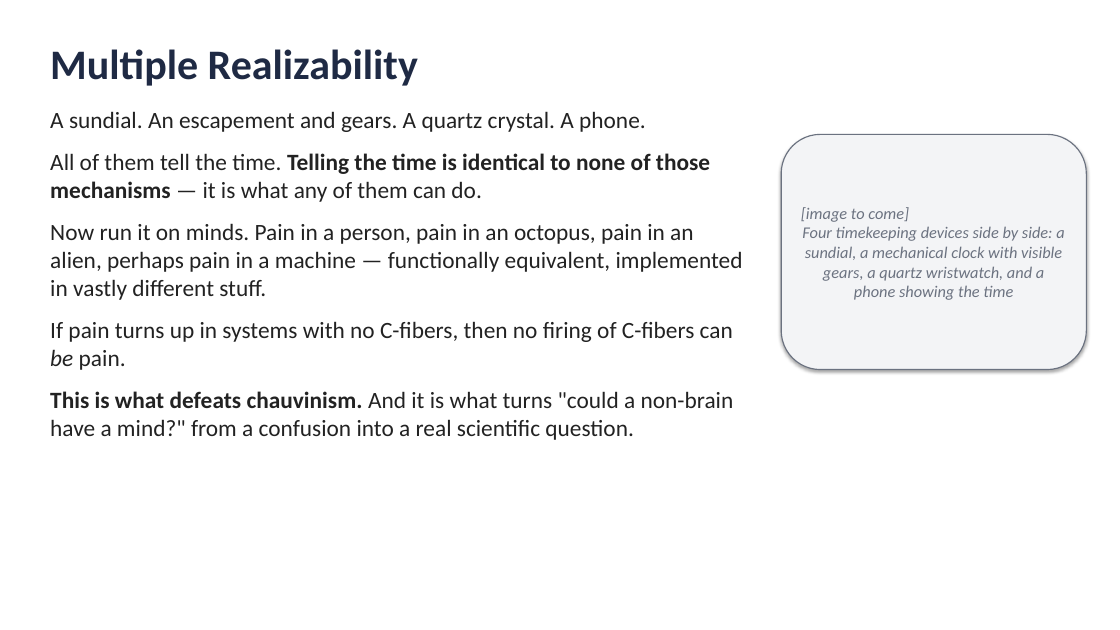
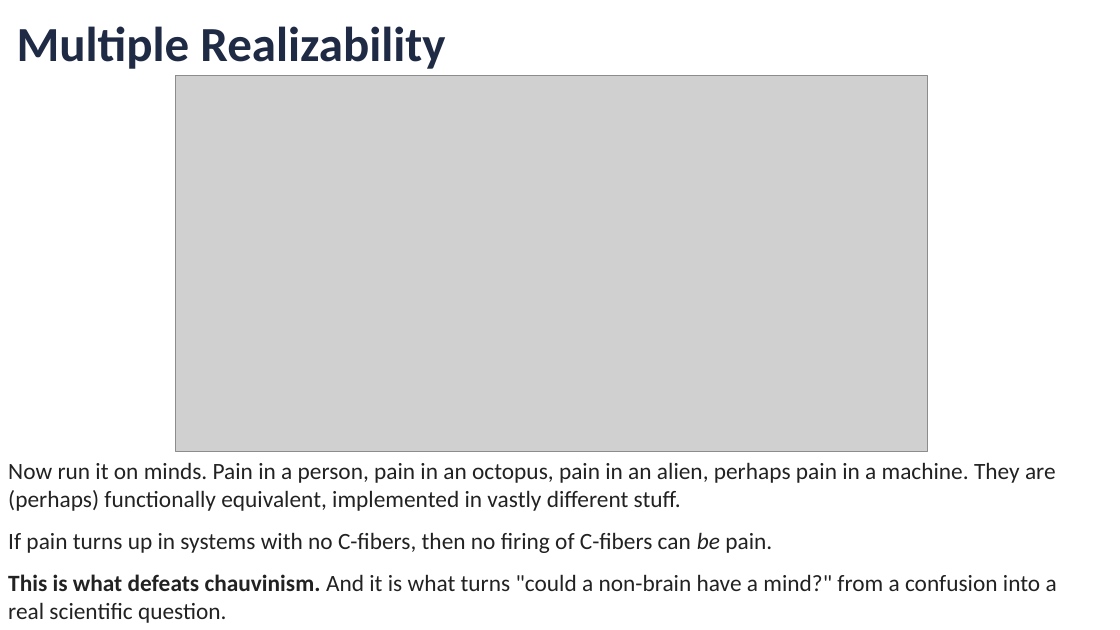
Before and after one commit to jonwillits/intro_to_bcs, a slide deck: slide 22 of mind_and_brain/mind_and_brain_lecture_1.pptx (slide 15 before the commit). Drawn at 1120x630 pixels with LibreOffice and Linux fonts; fonts in the diff are those of the drawing; grey boxes stand for pictures. Boxes give left, top, right and bottom in pixels: in the first picture for what was removed or moved away, otherwise in the second. Text is boxed around its words. In the diff, an @@ line names an element or a change of style, - is before the commit and + after.

```diff
--- a/mind_and_brain/mind_and_brain_lecture_1.pptx
+++ b/mind_and_brain/mind_and_brain_lecture_1.pptx
@@ text "Multiple Realizability": place and size @@
-text "Multiple Realizability" at <box>50,49,418,86</box>
+text "Multiple Realizability" at <box>17,26,445,69</box>
@@ text "Multiple Realizability" at <box>17,26,445,69</box>: size 36 to 42 pt @@
@@ picture added at <box>176,76,928,452</box> @@
@@ rounded rectangle removed at <box>781,134,1086,370</box> @@
-[image to come]
-Four timekeeping devices side by side: a sundial, a mechanical clock with visible gears, a quartz wristwatch, and a phone showing the time
@@ text "Now run it on minds. ...": place and size @@
-text "Now run it on minds. ..." at <box>50,111,743,440</box>
+text "Now run it on minds. ..." at <box>8,462,1057,623</box>
@@ text at <box>8,462,1056,511</box>: text changed @@
-A sundial. An escapement and gears. A quartz crystal. A phone.
-All of them tell the time. Telling the time is identical to none of those mechanisms — it is what any of them can do.
-Now run it on minds. Pain in a person, pain in an octopus, pain in an alien, perhaps pain in a machine — functionally equivalent, implemented in vastly different stuff.
+Now run it on minds. Pain in a person, pain in an octopus, pain in an alien, perhaps pain in a machine. They are (perhaps) functionally equivalent, implemented in vastly different stuff.
```
Also in this commit, not shown: 19 other slides changed, 9 slides added, 1 slide removed, 24 other files.
